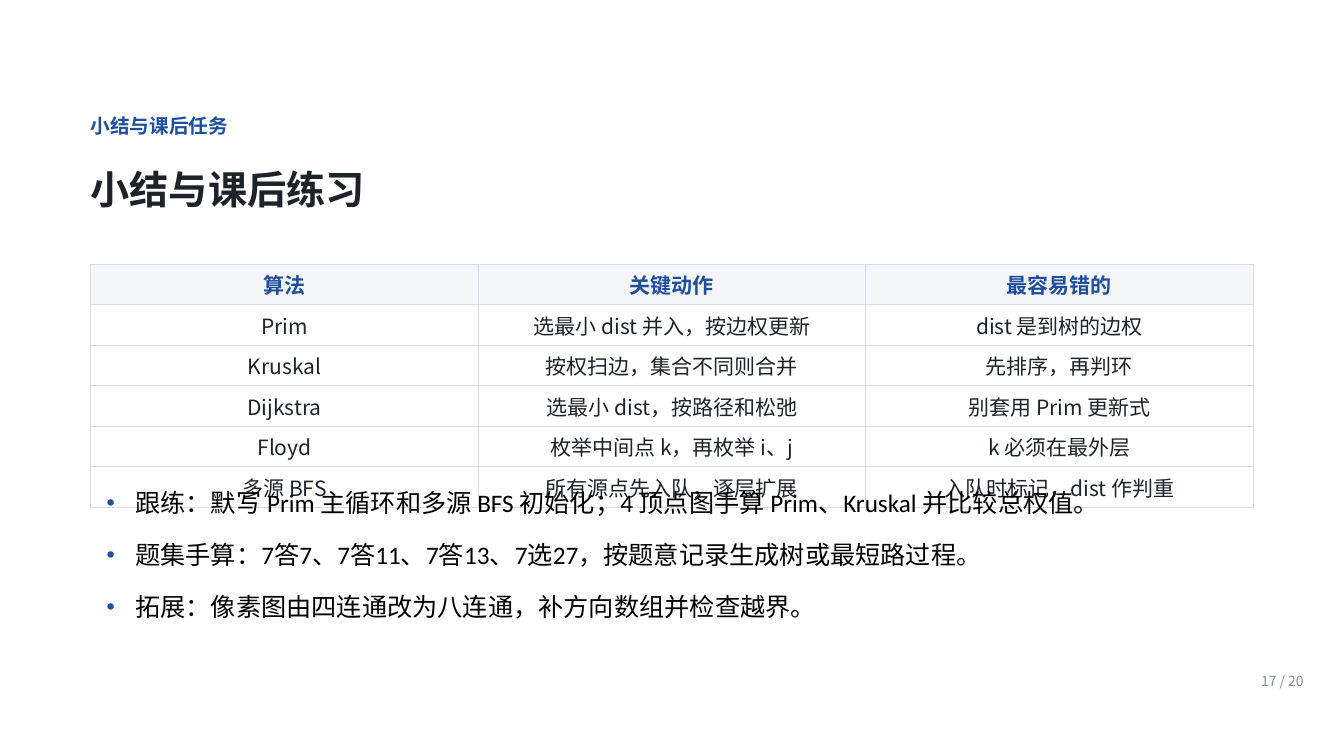
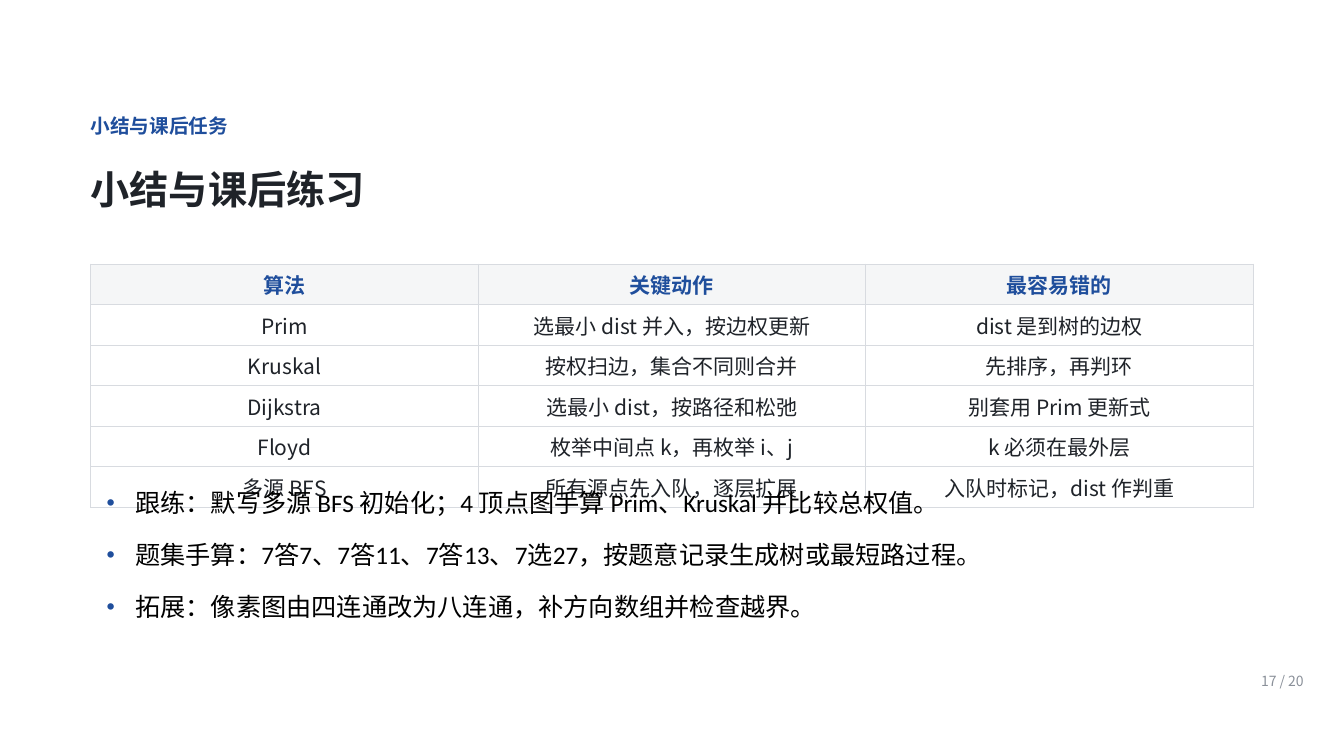
Before and after one commit to Ctrl1CandV/SpecialtyCourses, a slide deck: slide 17 of 课程/课件/C2/C2-B-pro/C2-B-07/C2-B-07.pptx. Drawn at 1344x756 pixels with LibreOffice and Linux fonts; fonts in the diff are those of the drawing; background and template pictures are left out. Boxes give left, top, right and bottom in pixels: in the first picture for what was removed or moved away, otherwise in the second. Text is boxed around its words. In the diff, an @@ line names an element or a change of style, - is before the commit and + after.

```diff
--- a/课程/课件/C2/C2-B-pro/C2-B-07/C2-B-07.pptx
+++ b/课程/课件/C2/C2-B-pro/C2-B-07/C2-B-07.pptx
@@ text at [135,486,939,516]: text changed @@
-• 跟练：默写 Prim 主循环和多源 BFS 初始化；4 顶点图手算 Prim、Kruskal 并比较总权值。
+• 跟练：默写多源 BFS 初始化；4 顶点图手算 Prim、Kruskal 并比较总权值。
```
Also in this commit, not shown: 2 other slides changed, 30 other files.
